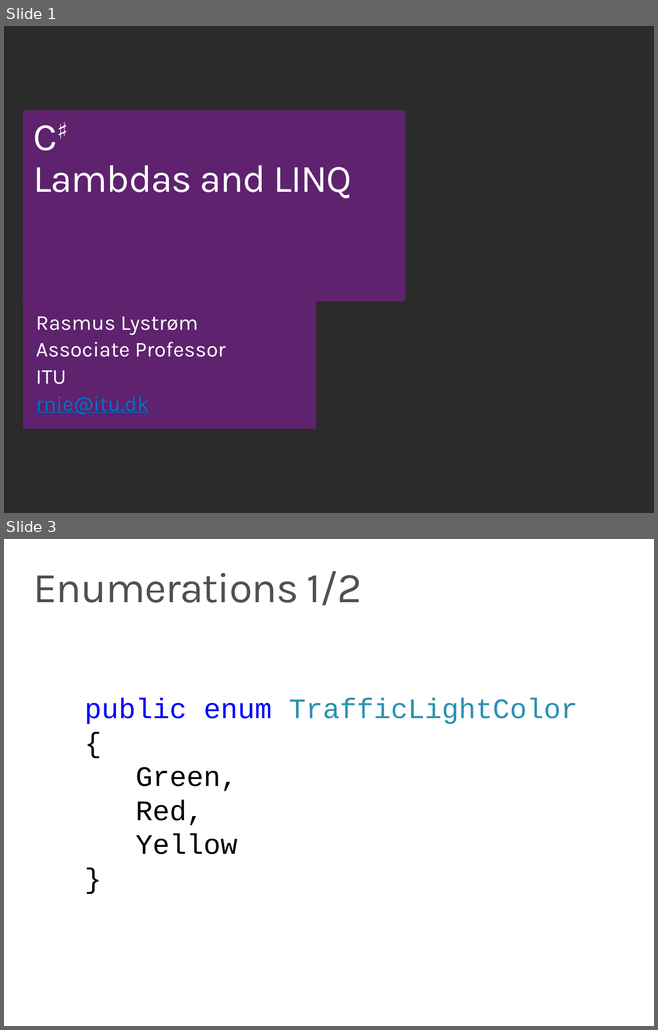
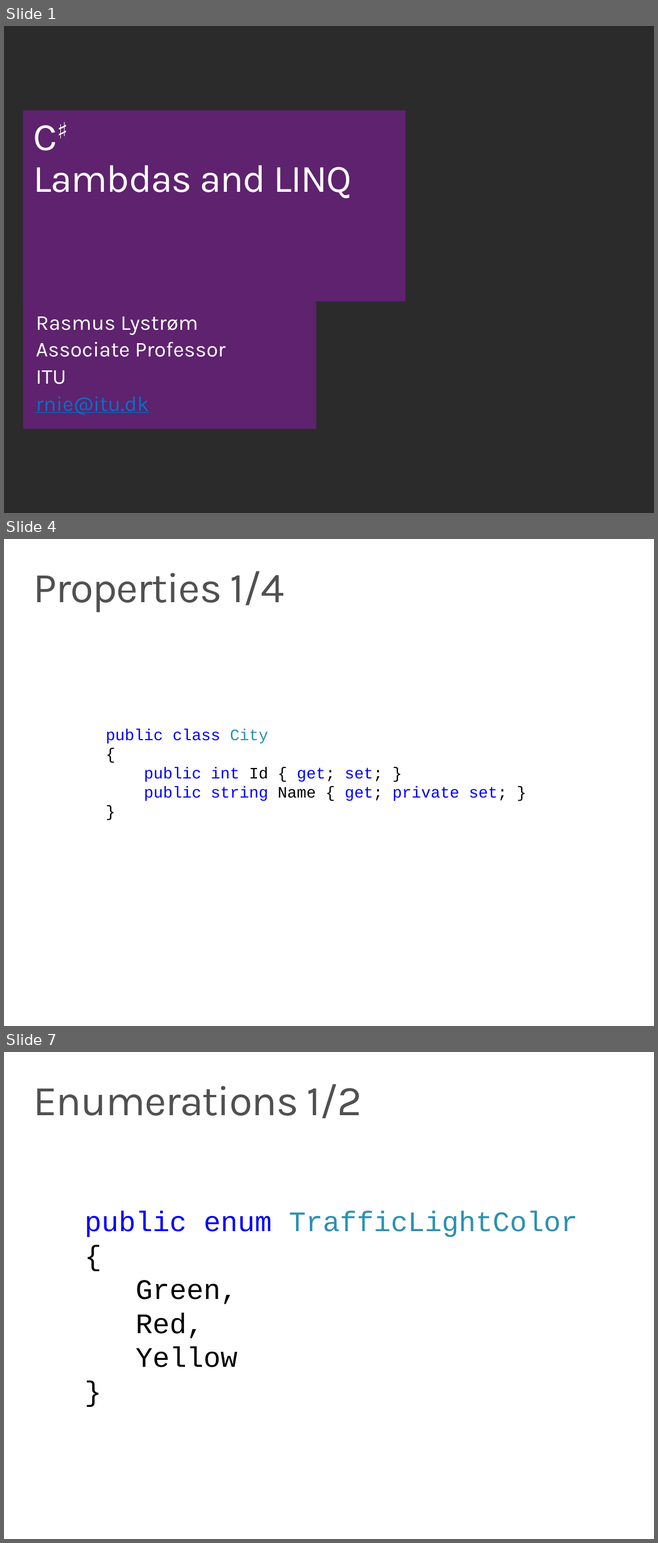
Before and after one commit to ondfisk/BDSA2018, a slide deck: Slides/Lecture03 - Lambdas and LINQ.pptx. Shown one above the other, each under a label of ours: slides 1 and 3 before the commit, slides 1, 4 and 7 after it; the slides between them are not shown. The pictures are 658x1030 and 658x1543 pixels, drawn with LibreOffice and Linux fonts; fonts in the diff are those of the drawing; background and template pictures are left out; a plain dark background stands for a picture behind light text. Boxes give left, top, right and bottom in pixels: in the first picture for what was removed or moved away, otherwise in the second. Text is boxed around its words. In the diff, an @@ line names an element or a change of style, - is before the commit and + after.

```diff
--- a/Slides/Lecture03 - Lambdas and LINQ.pptx
+++ b/Slides/Lecture03 - Lambdas and LINQ.pptx
@@ slide 4 added at (4, 539, 654, 1026), background #FFFFFF @@
@@ title added at (33, 571, 284, 612), 48 pt, text #505050 @@
+Properties 1/4
@@ text added at (106, 729, 507, 801), 18 pt, text #0000FF @@
+public class City
+{
+public int Id { get; set; }
+public string Name { get; private set; }
+}
@@ what was slide 3 is now slide 7 @@
```
Also in this commit, not shown: 3 slides changed, 12 other slides added, 4 slides removed, 7 other files.
